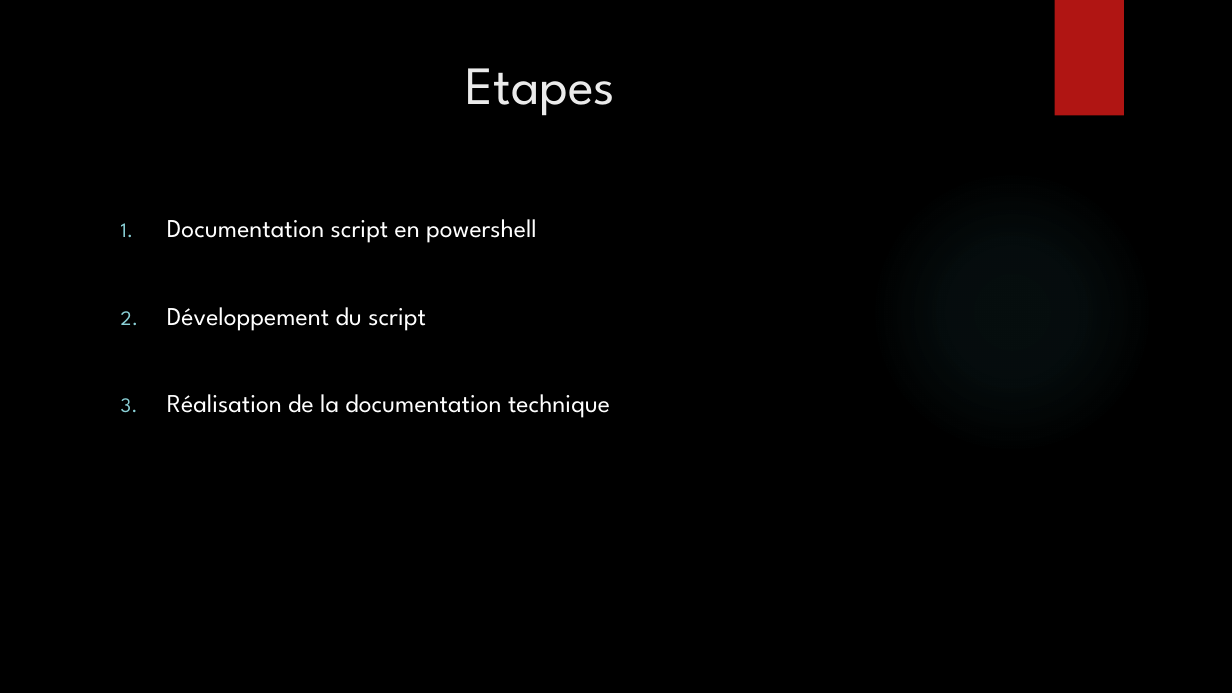
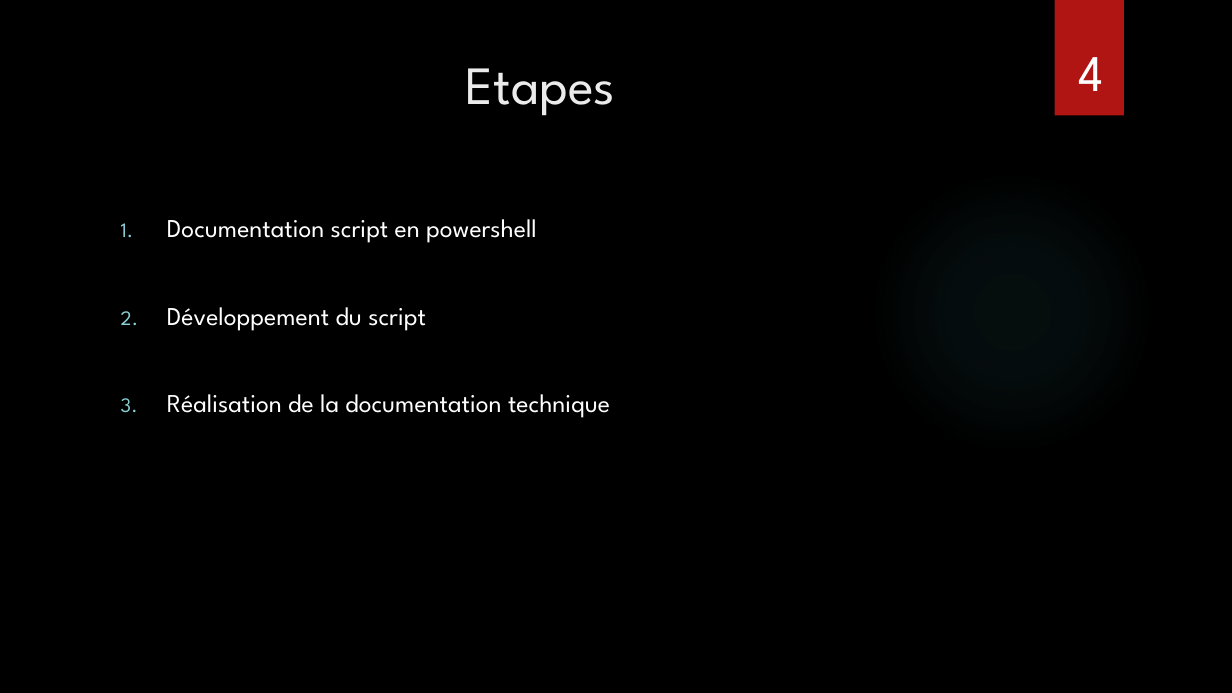
Before and after one commit to FernandezBenjamin/Admin-Windows-Server, a slide deck: slide 4 of Projet_Windows_serveur.pptx. Drawn at 1232x693 pixels with LibreOffice and Linux fonts; fonts in the diff are those of the drawing; background and template pictures are left out. Boxes give left, top, right and bottom in pixels: in the first picture for what was removed or moved away, otherwise in the second. Text is boxed around its words. In the diff, an @@ line names an element or a change of style, - is before the commit and + after.

```diff
--- a/Projet_Windows_serveur.pptx
+++ b/Projet_Windows_serveur.pptx
@@ text added at (1078,57,1103,91), 40 pt, text #FFFFFF @@
+4
```
Also in this commit, not shown: 1 other slide changed.
